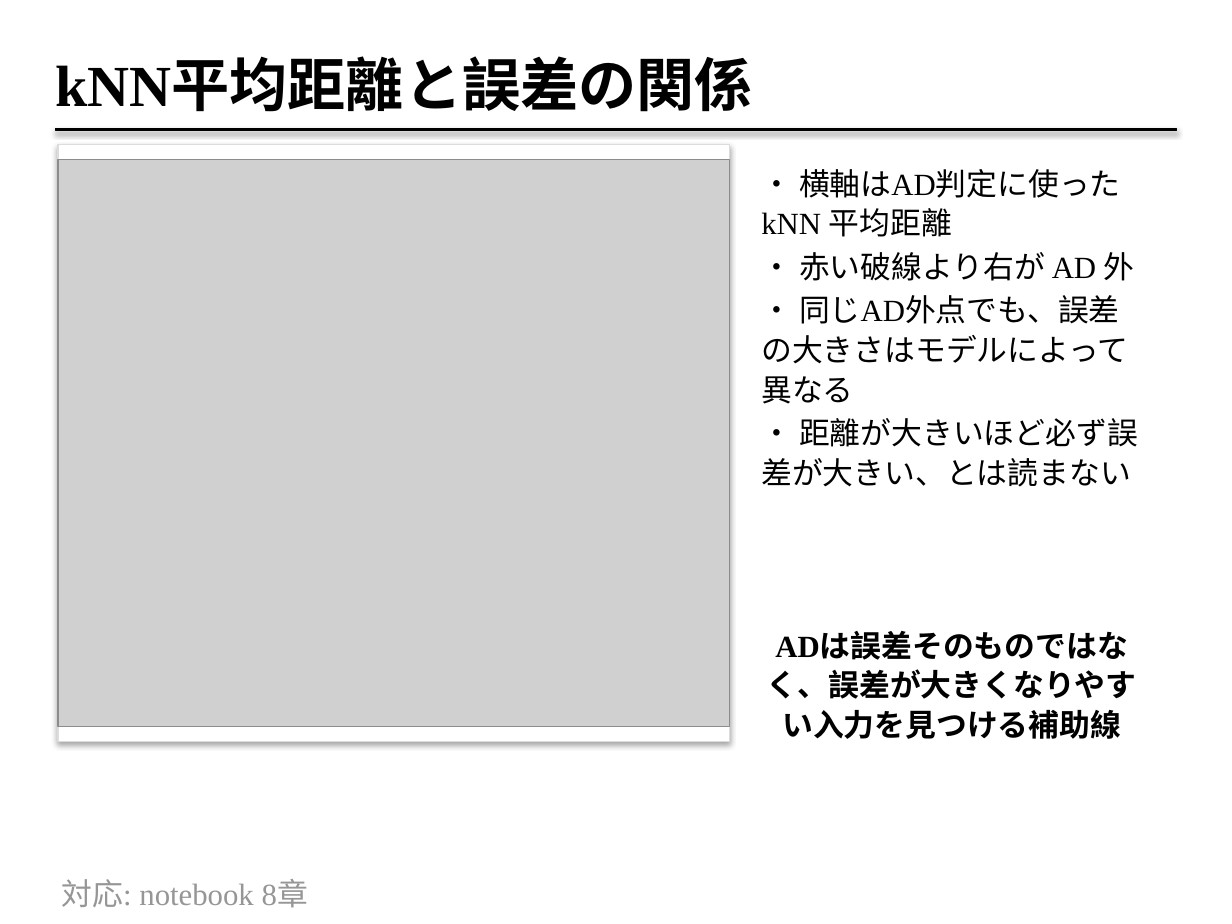
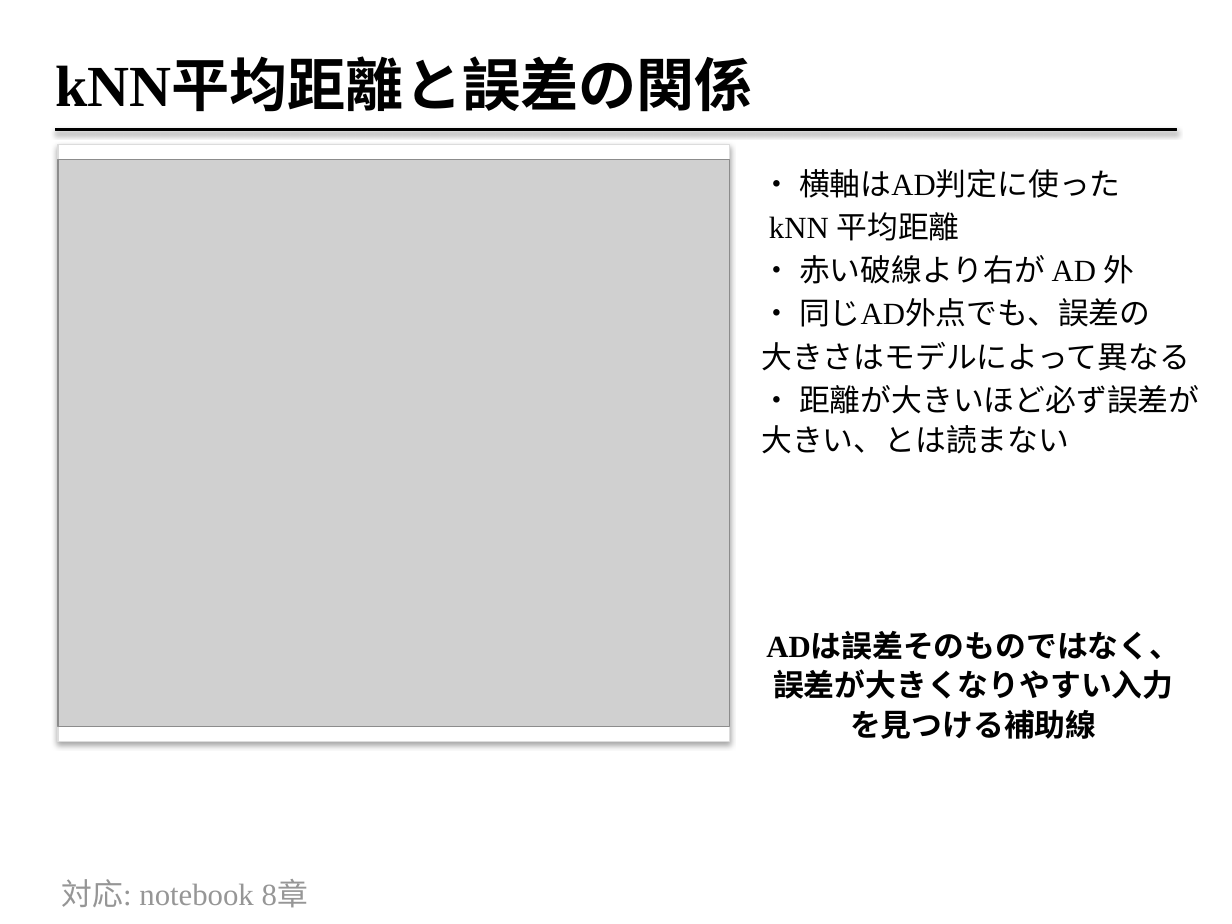
Before and after one commit to fukumoto-riku/python_seminar, a slide deck: slide 9 of lesson_7/applicability-domain_model-comparison_supplement_2026_07_07.pptx. Drawn at 1232x924 pixels with LibreOffice and Linux fonts; fonts in the diff are those of the drawing; grey boxes stand for pictures. Boxes give left, top, right and bottom in pixels: in the first picture for what was removed or moved away, otherwise in the second. Text is boxed around its words. In the diff, an @@ line names an element or a change of style, - is before the commit and + after.

```diff
--- a/lesson_7/applicability-domain_model-comparison_supplement_2026_07_07.pptx
+++ b/lesson_7/applicability-domain_model-comparison_supplement_2026_07_07.pptx
@@ text at (x1=761, y1=169, x2=1121, y2=241): text changed @@
-・ 横軸はAD判定に使った kNN 平均距離
+・ 横軸はAD判定に使った
+kNN 平均距離
@@ text at (x1=761, y1=298, x2=1190, y2=371): text changed @@
-・ 同じAD外点でも、誤差の大きさはモデルによって異なる
+・ 同じAD外点でも、誤差の
+大きさはモデルによって異なる
@@ text "ADは誤差そのものではなく、誤差が大きくなりやすい入力を見つける補助線" rewrapped from (x1=767, y1=669, x2=1137, y2=739) to (x1=766, y1=633, x2=1180, y2=739) @@
```
Also in this commit, not shown: 10 other slides changed, 3 other files.
